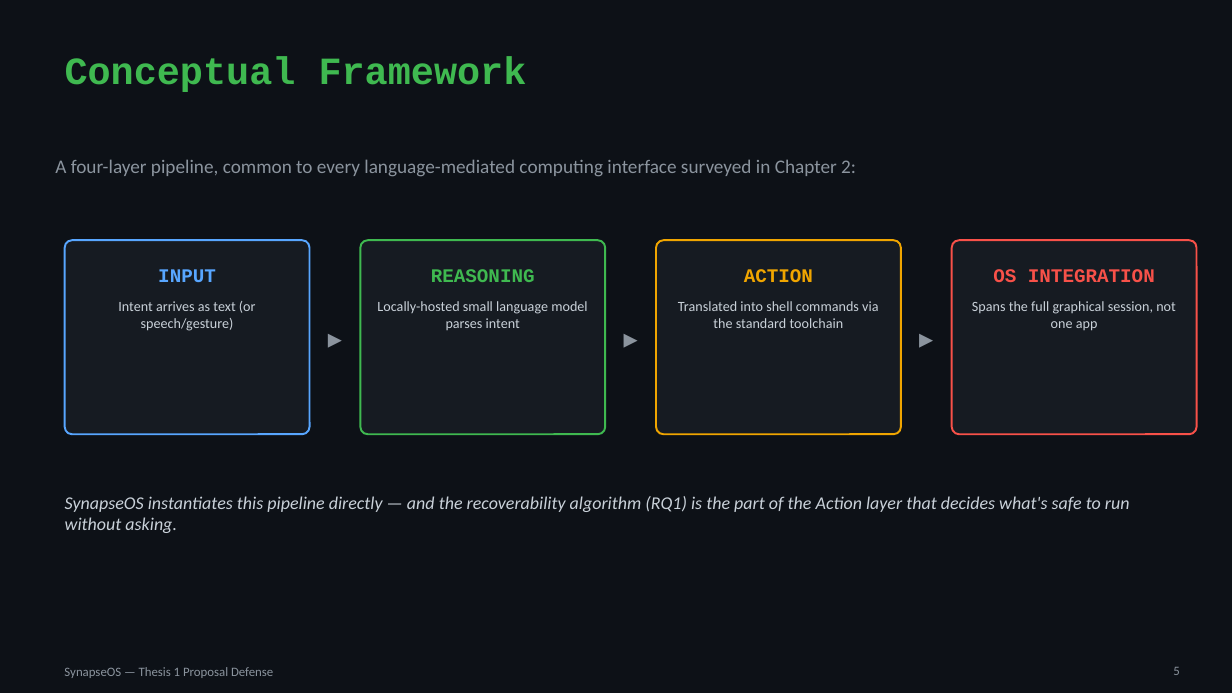
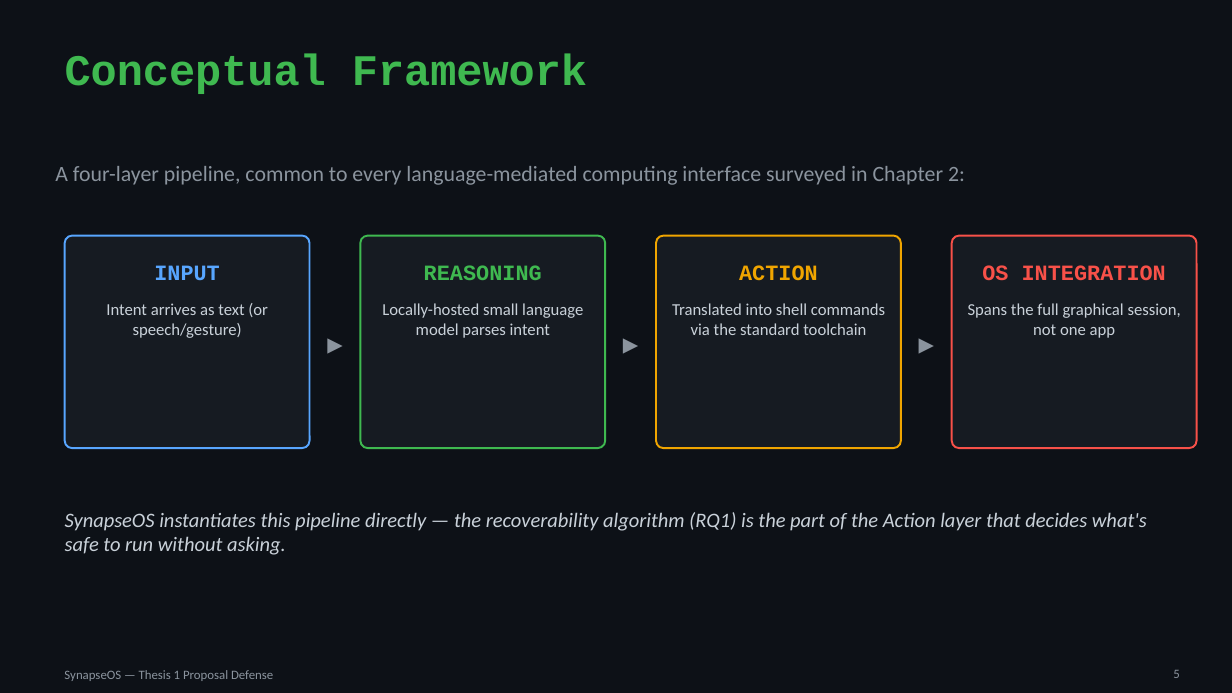
Before and after one commit to willardcsoriano/thesis, a slide deck: slide 5 of thesis 1/defense/SynapseOS_Proposal_Defense.pptx. Drawn at 1232x693 pixels with LibreOffice and Linux fonts; fonts in the diff are those of the drawing. Boxes give left, top, right and bottom in pixels: in the first picture for what was removed or moved away, otherwise in the second. Text is boxed around its words. In the diff, an @@ line names an element or a change of style, - is before the commit and + after.

```diff
--- a/thesis 1/defense/SynapseOS_Proposal_Defense.pptx
+++ b/thesis 1/defense/SynapseOS_Proposal_Defense.pptx
@@ title "Conceptual Framework" at bbox=[65, 53, 587, 94]: size 30 to 34 pt @@
@@ size 15 to 17 pt in 5 elements at bbox=[154, 265, 220, 281], bbox=[424, 265, 542, 280], bbox=[739, 265, 818, 280], bbox=[982, 265, 1166, 281], bbox=[55, 166, 965, 185] @@
@@ rounded rectangle: place and size @@
-rounded rectangle at bbox=[65, 240, 310, 434]
+rounded rectangle at bbox=[65, 236, 310, 448]
@@ rounded rectangle: place and size @@
-rounded rectangle at bbox=[360, 240, 605, 434]
+rounded rectangle at bbox=[360, 236, 605, 448]
@@ rounded rectangle: place and size @@
-rounded rectangle at bbox=[656, 240, 901, 434]
+rounded rectangle at bbox=[656, 236, 901, 448]
@@ size 22 to 24 pt in 3 elements at bbox=[310, 236, 360, 448], bbox=[605, 236, 656, 448], bbox=[901, 236, 952, 448] @@
@@ proportions changed in 4 elements at bbox=[360, 236, 605, 448], bbox=[65, 236, 310, 448], bbox=[656, 236, 901, 448], bbox=[952, 236, 1197, 448] @@
@@ rounded rectangle: place and size @@
-rounded rectangle at bbox=[952, 240, 1197, 434]
+rounded rectangle at bbox=[952, 236, 1197, 448]
@@ size 11 to 13 pt in 4 elements at bbox=[106, 303, 268, 338], bbox=[382, 303, 583, 338], bbox=[672, 303, 885, 335], bbox=[968, 303, 1181, 338] @@
@@ text at bbox=[65, 512, 1147, 555]: text changed; size 14 to 16 pt @@
-SynapseOS instantiates this pipeline directly — and the recoverability algorithm (RQ1) is the part of the Action layer that decides what's safe to run without asking.
+SynapseOS instantiates this pipeline directly — the recoverability algorithm (RQ1) is the part of the Action layer that decides what's safe to run without asking.
```
Also in this commit, not shown: 14 other slides changed, 2 slides added, 2 other files.
